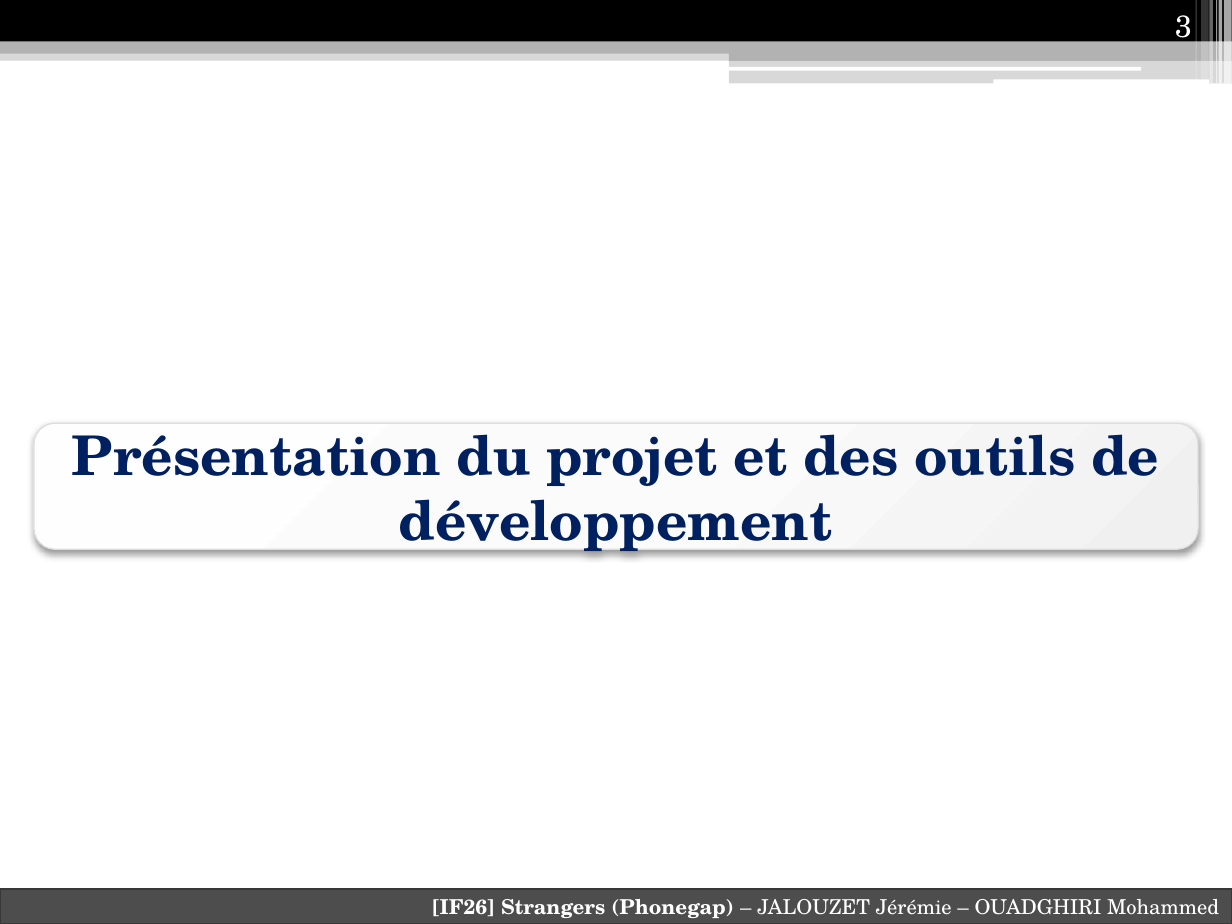
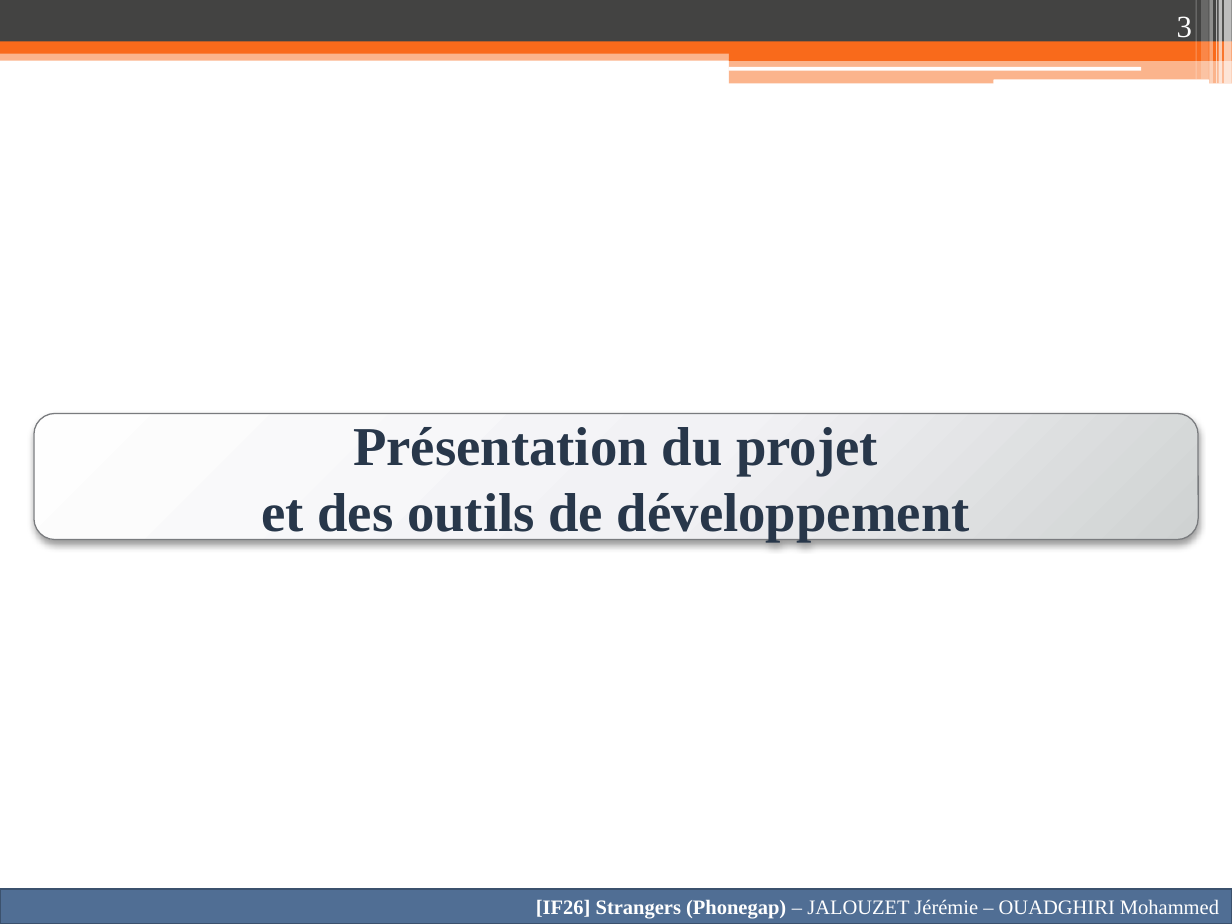
Before and after one commit to Anicky/Strangers-Phonegap, a slide deck: slide 3 of Presentation/Presentation IF26.pptx. Drawn at 1232x924 pixels with LibreOffice and Linux fonts; fonts in the diff are those of the drawing. Boxes give left, top, right and bottom in pixels: in the first picture for what was removed or moved away, otherwise in the second. Text is boxed around its words. In the diff, an @@ line names an element or a change of style, - is before the commit and + after.

```diff
--- a/Presentation/Presentation IF26.pptx
+++ b/Presentation/Presentation IF26.pptx
@@ rectangle at bbox=[0, 0, 1232, 42]: fill #000000 to #434342 @@
@@ page number at bbox=[1177, 16, 1192, 43]: font TeX Gyre Schola to Times New Roman @@
@@ rectangle at bbox=[0, 49, 1232, 60]: fill #B2B2B2 at 50% opacity to #F96A1B at 50% opacity @@
@@ rectangle at bbox=[0, 42, 1232, 54]: fill #B2B2B2 to #F96A1B @@
@@ rectangle at bbox=[729, 59, 1232, 84]: fill #B2B2B2 at 50% opacity to #F96A1B at 50% opacity @@
@@ rectangle at bbox=[729, 48, 1232, 60]: fill #B2B2B2 to #F96A1B @@
@@ rounded rectangle "Présentation du projet": place and size @@
-rounded rectangle "Présentation du projet" at bbox=[34, 424, 1199, 549]
+rounded rectangle "Présentation du projet" at bbox=[34, 414, 1199, 540]
@@ rounded rectangle "Présentation du projet" at bbox=[34, 414, 1199, 540]: fill gradient #FFFFFF to #FBFBFB to #F0F0F0 to gradient #FEFEFE to #F4F4F4 to #D0D1D3; outline #DDDDDD 0.75 pt to #797B7E 0.75 pt @@
@@ text in rounded rectangle at bbox=[261, 427, 970, 541]: text changed; font TeX Gyre Schola to Times New Roman; text colour #002060 to #28374A @@
-Présentation du projet et des outils de développement
+Présentation du projet
+et des outils de développement
@@ rectangle "[IF26] Strangers (Phonegap) – JALOUZET ..." at bbox=[0, 888, 1232, 924]: font TeX Gyre Schola to Times New Roman; fill #4D4D4D to #506E94; outline #393939 1.5 pt to #3B516D 1.5 pt @@
```
Also in this commit, not shown: 19 other slides changed, 1 slide added, 1 slide removed, 3 other files.
